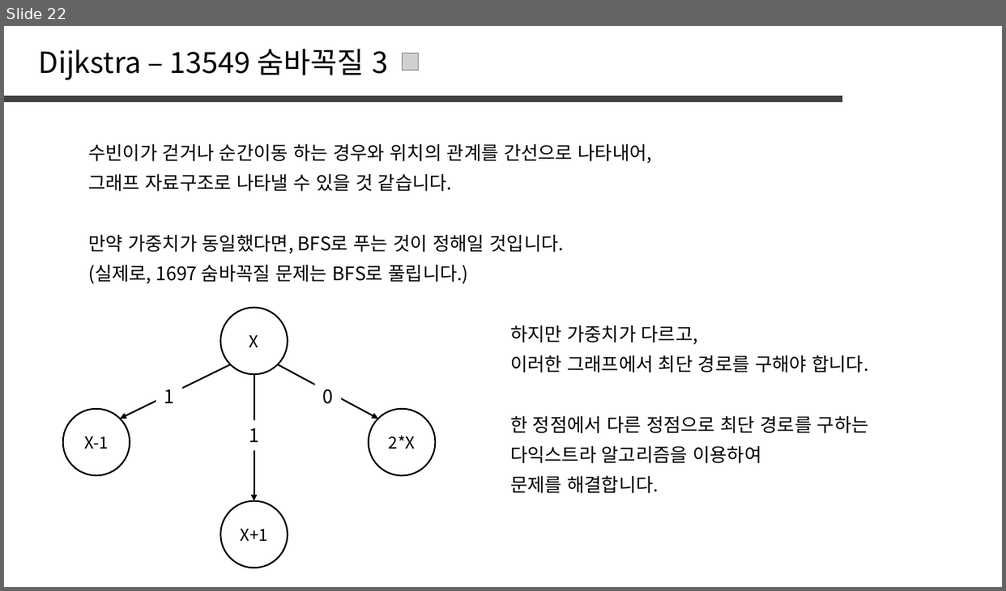
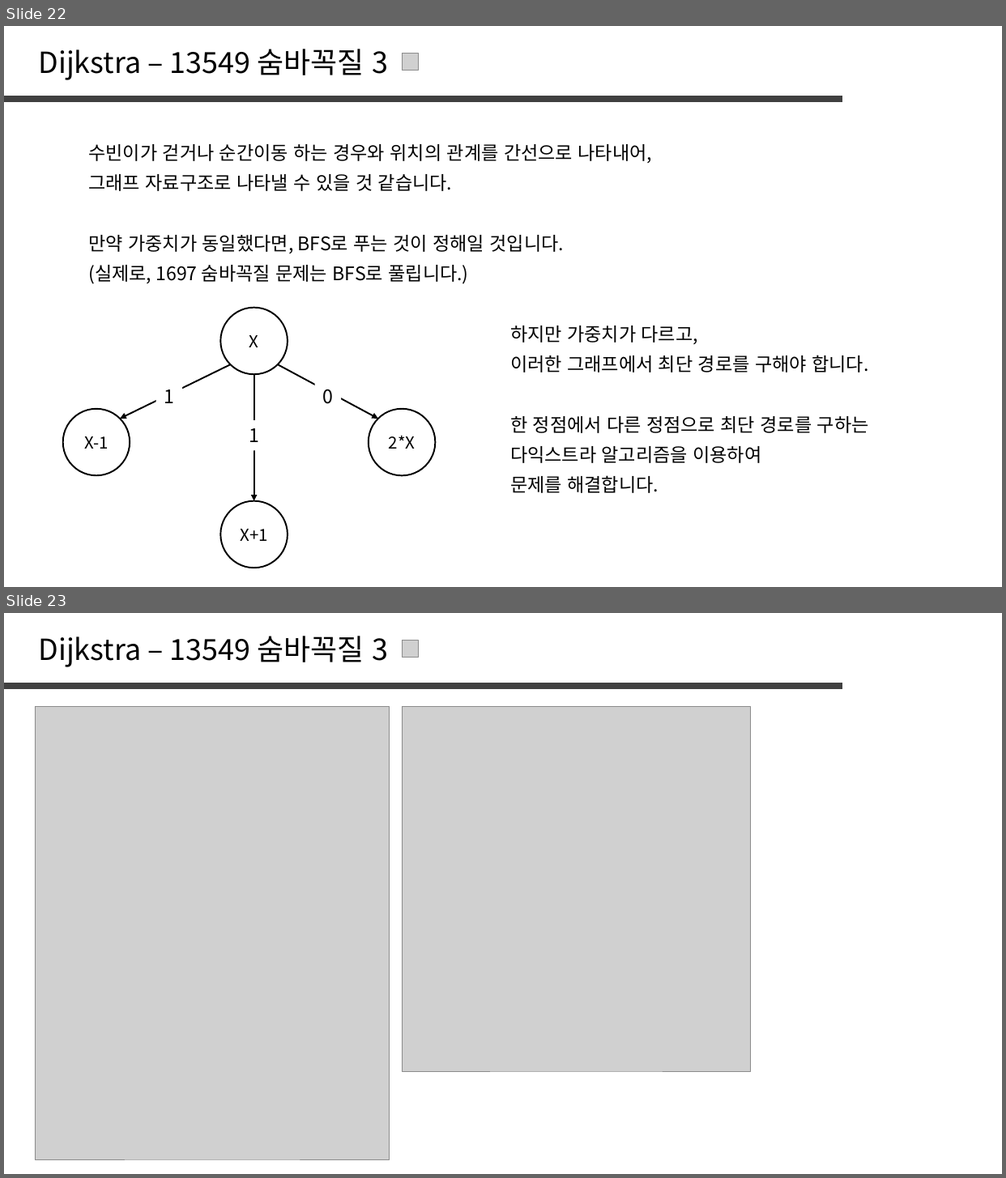
Before and after one commit to jaehoo1/PS-study, a slide deck: study/12_Dijkstra.pptx. Shown one above the other, each under a label of ours: slide 22 before the commit, slides 22 and 23 after it. The pictures are 1006x591 and 1006x1178 pixels, drawn with LibreOffice and Linux fonts; fonts in the diff are those of the drawing; grey boxes stand for pictures. Boxes give left, top, right and bottom in pixels: in the first picture for what was removed or moved away, otherwise in the second. Text is boxed around its words. In the diff, an @@ line names an element or a change of style, - is before the commit and + after.

```diff
--- a/study/12_Dijkstra.pptx
+++ b/study/12_Dijkstra.pptx
@@ slide 23 added at box(4, 613, 1002, 1174), background #FFFFFF @@
@@ text added at box(39, 636, 389, 667), 28 pt, text #000000 @@
+Dijkstra – 13549 숨바꼭질 3
@@ picture added at box(403, 641, 419, 658) @@
@@ line added from (4, 686) to (842, 686), #404040 6 pt @@
@@ picture added at box(36, 707, 390, 1160) @@
@@ picture added at box(403, 707, 751, 1071) @@
```
Also in this commit, not shown: 1 slide changed, 4 other slides added, 18 slides removed.
